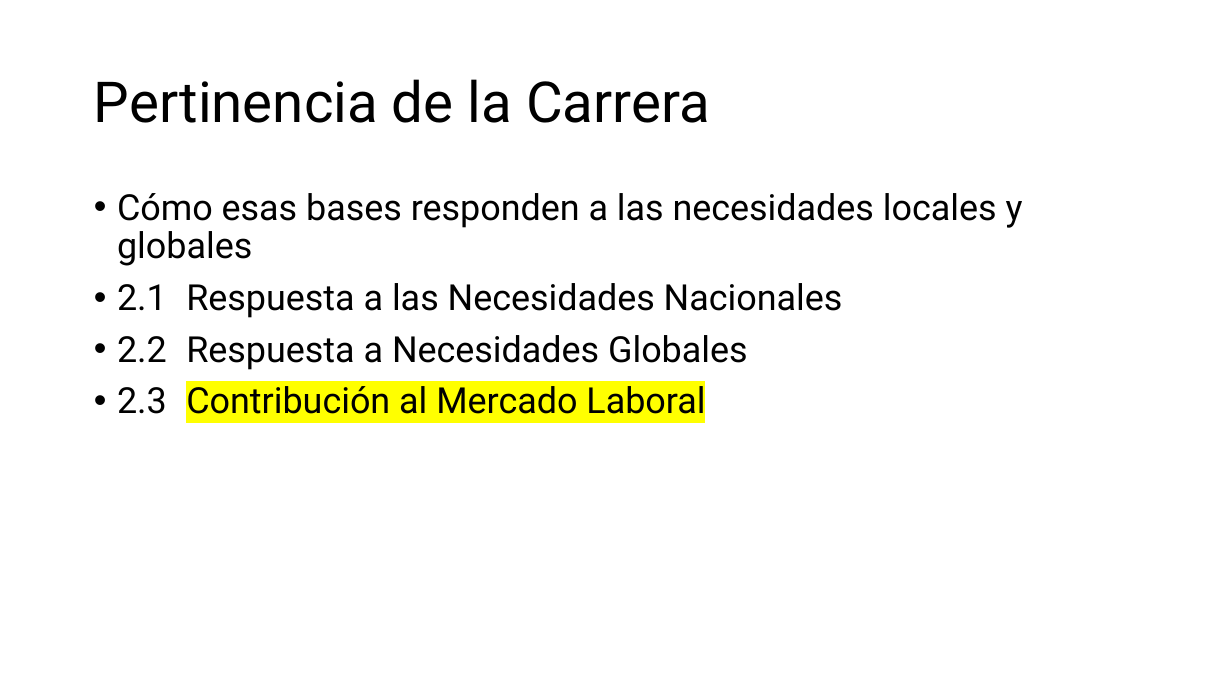
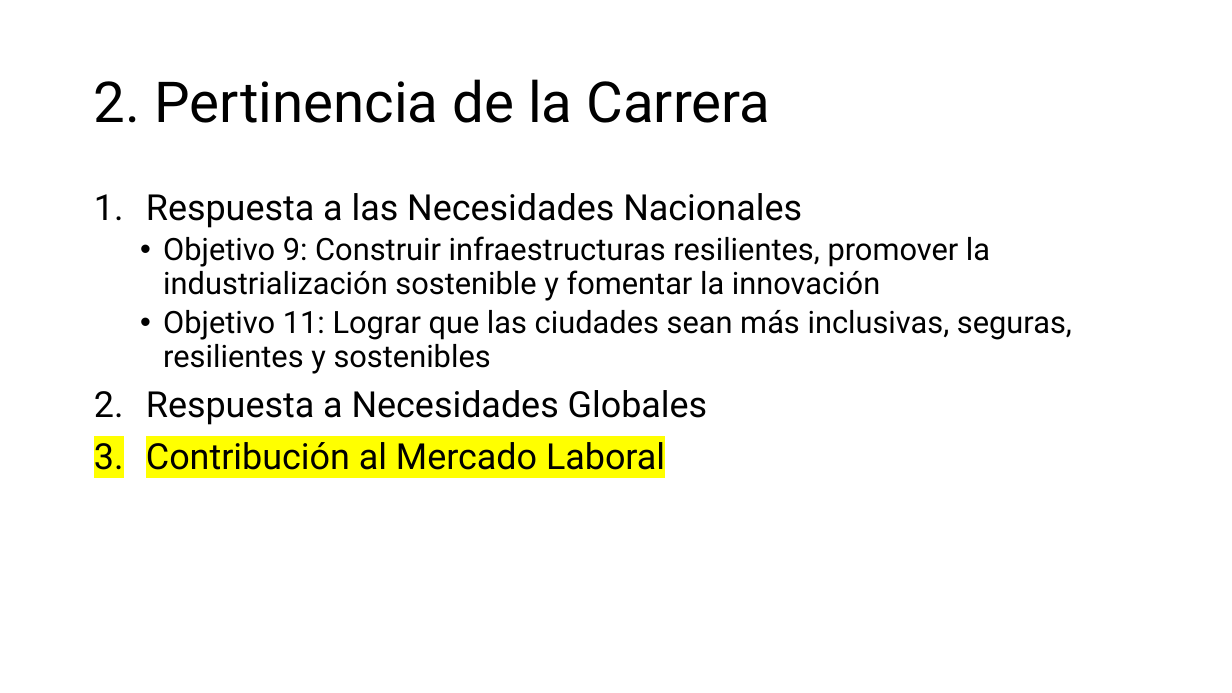
Before and after one commit to aavendan/cdia, a slide deck: slide 3 of 03 Presentación.pptx. Drawn at 1232x693 pixels with LibreOffice and Linux fonts; fonts in the diff are those of the drawing. Boxes give left, top, right and bottom in pixels: in the first picture for what was removed or moved away, otherwise in the second. Text is boxed around its words. In the diff, an @@ line names an element or a change of style, - is before the commit and + after.

```diff
--- a/03 Presentación.pptx
+++ b/03 Presentación.pptx
@@ title at (94, 79, 771, 123): text changed @@
-Pertinencia de la Carrera
+2. Pertinencia de la Carrera
@@ text at (146, 193, 1072, 470): text changed; size 28 to 24 pt @@
-• Cómo esas bases responden a las necesidades locales y globales
-• 2.1 Respuesta a las Necesidades Nacionales
-• 2.2 Respuesta a Necesidades Globales
-• 2.3 Contribución al Mercado Laboral
+1. Respuesta a las Necesidades Nacionales
+  • Objetivo 9: Construir infraestructuras resilientes, promover la industrialización sostenible y fomentar la innovación
+  • Objetivo 11: Lograr que las ciudades sean más inclusivas, seguras, resilientes y sostenibles
+2. Respuesta a Necesidades Globales
+3. Contribución al Mercado Laboral
```
Also in this commit, not shown: 2 other slides changed.
